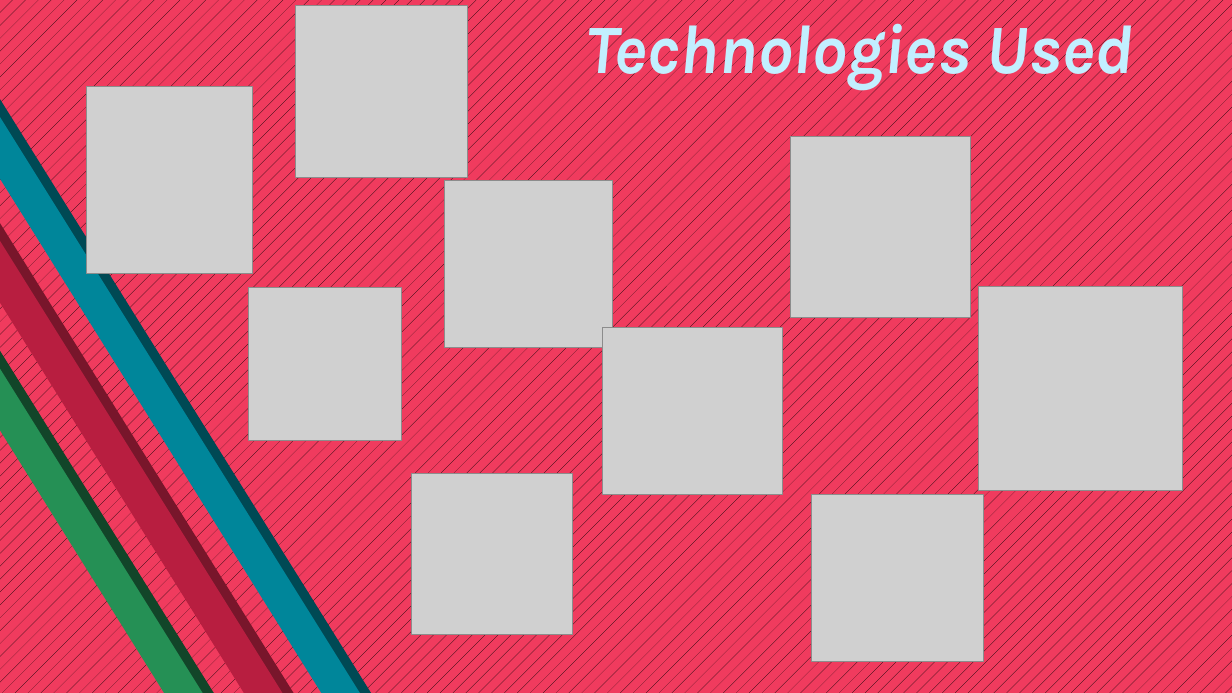
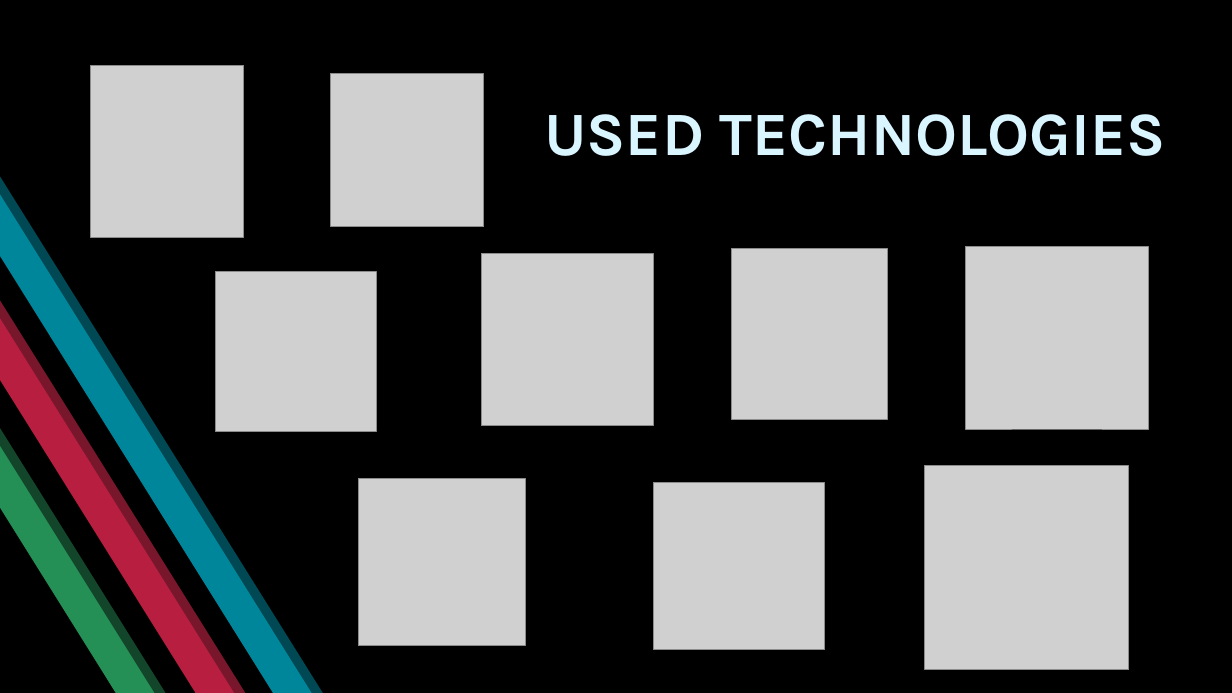
Before and after one commit to MIKafedzhiev20/KOH-Project, a slide deck: slide 5 of Documents/KOH_Presentation.pptx (slide 3 before the commit). Drawn at 1232x693 pixels with LibreOffice and Linux fonts; fonts in the diff are those of the drawing; grey boxes stand for pictures; background and template pictures are left out. Boxes give left, top, right and bottom in pixels: in the first picture for what was removed or moved away, otherwise in the second. Text is boxed around its words. In the diff, an @@ line names an element or a change of style, - is before the commit and + after.

Commit message:
Update presentation

```diff
--- a/Documents/KOH_Presentation.pptx
+++ b/Documents/KOH_Presentation.pptx
@@ background pattern #000000 on #F03B5E to picture (left out) @@
@@ parallelogram: place and size @@
-parallelogram at bbox=[0, 57, 417, 693]
+parallelogram at bbox=[0, 74, 379, 693]
@@ parallelogram: place and size @@
-parallelogram at bbox=[0, 66, 434, 693]
+parallelogram at bbox=[0, 84, 396, 693]
@@ picture: place and size @@
-picture at bbox=[87, 87, 253, 274]
+picture at bbox=[91, 66, 244, 238]
@@ picture: place and size @@
-picture at bbox=[249, 287, 402, 441]
+picture at bbox=[331, 74, 484, 227]
@@ text at bbox=[544, 114, 1166, 156]: text changed; size 54 to 48 pt; text colour #C2EFFF to #D9F5FF; italic off @@
-Technologies Used
+USED TECHNOLOGIES
@@ picture removed at bbox=[790, 137, 970, 317] @@
@@ 3 parallelograms: place and size @@
-3 parallelograms at bbox=[0, 148, 413, 693]
+3 parallelograms at bbox=[0, 164, 376, 693]
@@ picture removed at bbox=[445, 180, 613, 348] @@
@@ picture: place and size @@
-picture at bbox=[295, 6, 467, 177]
+picture at bbox=[482, 254, 653, 426]
@@ picture added at bbox=[732, 249, 887, 420] @@
@@ picture added at bbox=[966, 247, 1149, 430] @@
@@ parallelogram: place and size @@
-parallelogram at bbox=[0, 257, 395, 693]
+parallelogram at bbox=[0, 273, 357, 693]
@@ picture: place and size @@
-picture at bbox=[412, 474, 573, 635]
+picture at bbox=[215, 272, 376, 433]
@@ picture removed at bbox=[603, 327, 782, 494] @@
@@ picture added at bbox=[359, 479, 526, 646] @@
@@ picture: place and size @@
-picture at bbox=[979, 287, 1183, 491]
+picture at bbox=[925, 466, 1129, 670]
@@ picture: place and size @@
-picture at bbox=[812, 494, 984, 662]
+picture at bbox=[653, 482, 825, 650]
```
Also in this commit, not shown: 5 other slides changed, 1 slide added, 3 other files.
